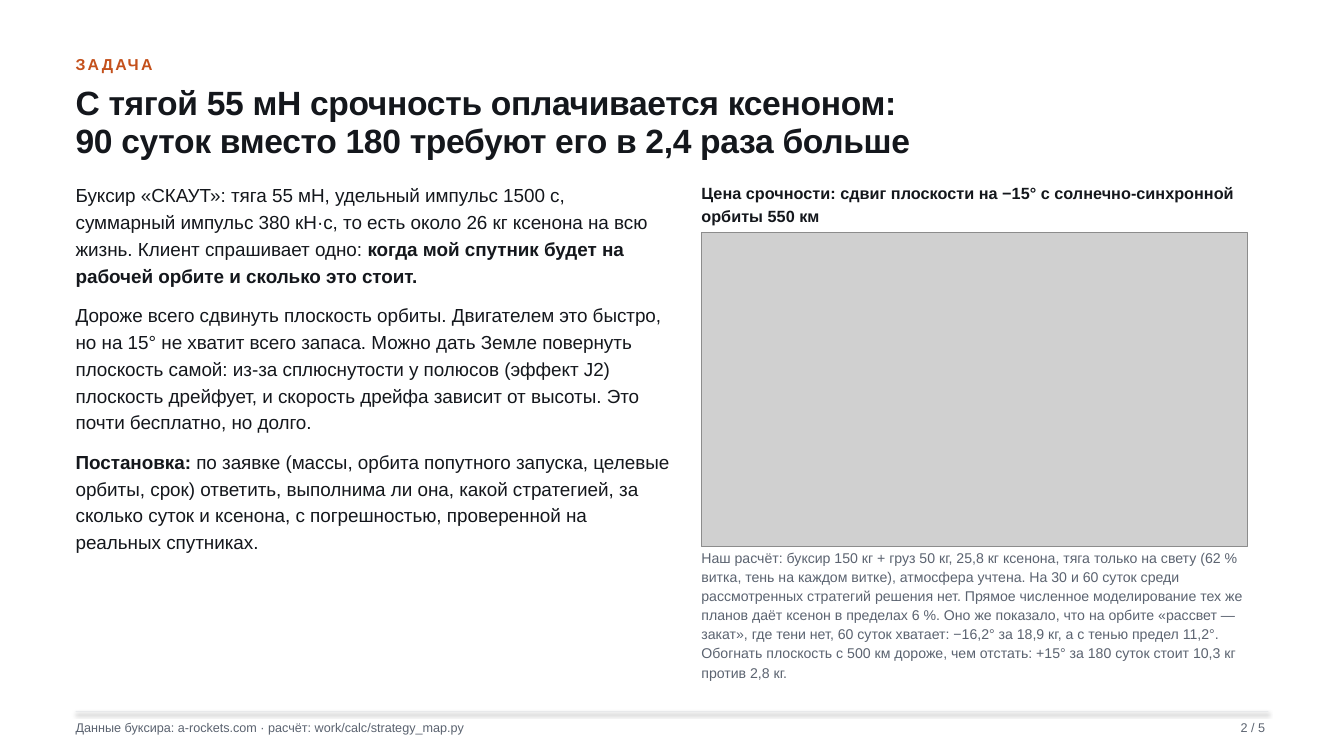
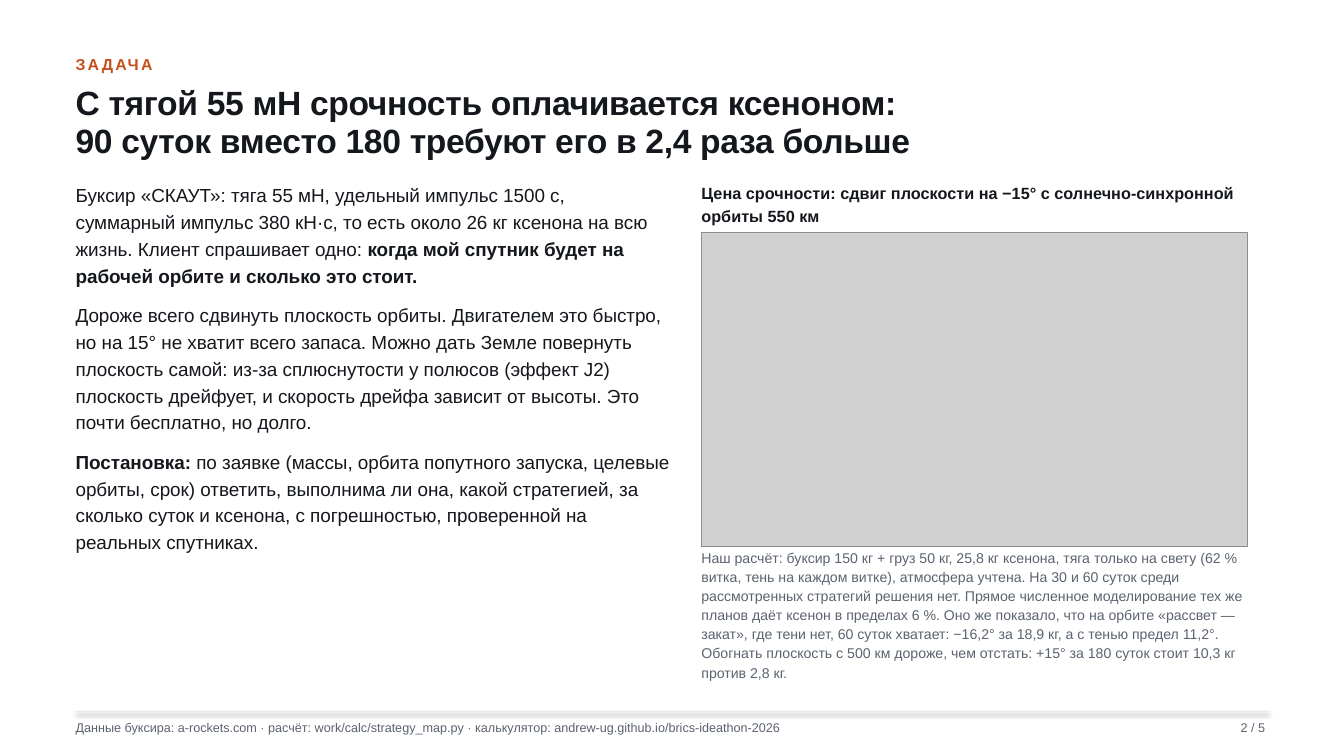
Before and after one commit to andrew-ug/brics-ideathon-2026, a slide deck: slide 2 of out/slides/DREIF_portfolio.pptx. Drawn at 1344x756 pixels with LibreOffice and Linux fonts; fonts in the diff are those of the drawing; grey boxes stand for pictures. Boxes give left, top, right and bottom in pixels: in the first picture for what was removed or moved away, otherwise in the second. Text is boxed around its words. In the diff, an @@ line names an element or a change of style, - is before the commit and + after.

Commit message:
Ссылка на живой калькулятор в портфолио и текстах для Фигмы

```diff
--- a/out/slides/DREIF_portfolio.pptx
+++ b/out/slides/DREIF_portfolio.pptx
@@ text at (76, 723, 780, 735): text changed @@
-Данные буксира: a-rockets.com · расчёт: work/calc/strategy_map.py
+Данные буксира: a-rockets.com · расчёт: work/calc/strategy_map.py · калькулятор: andrew-ug.github.io/brics-ideathon-2026
```
Also in this commit, not shown: 1 other slide changed, 6 other files.
